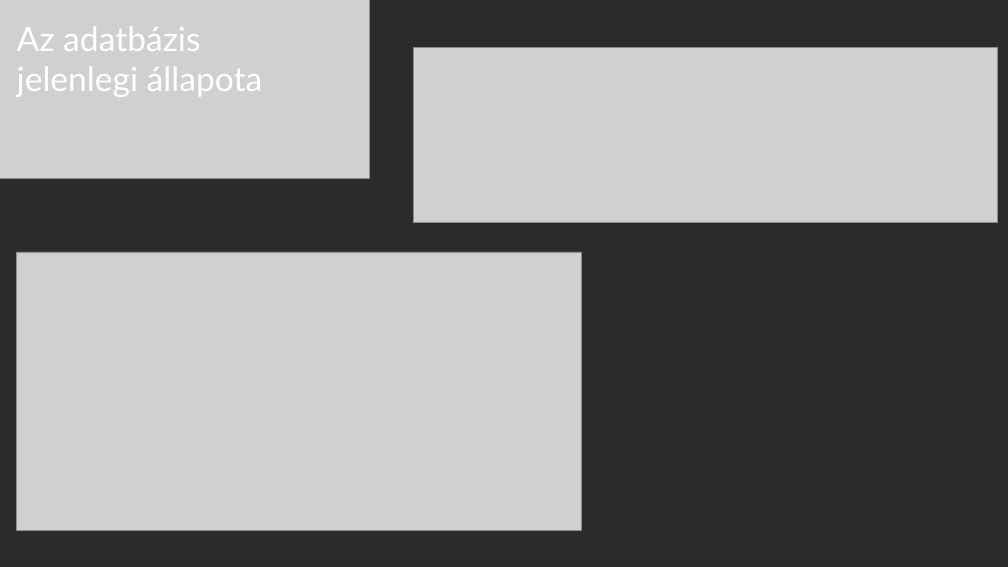
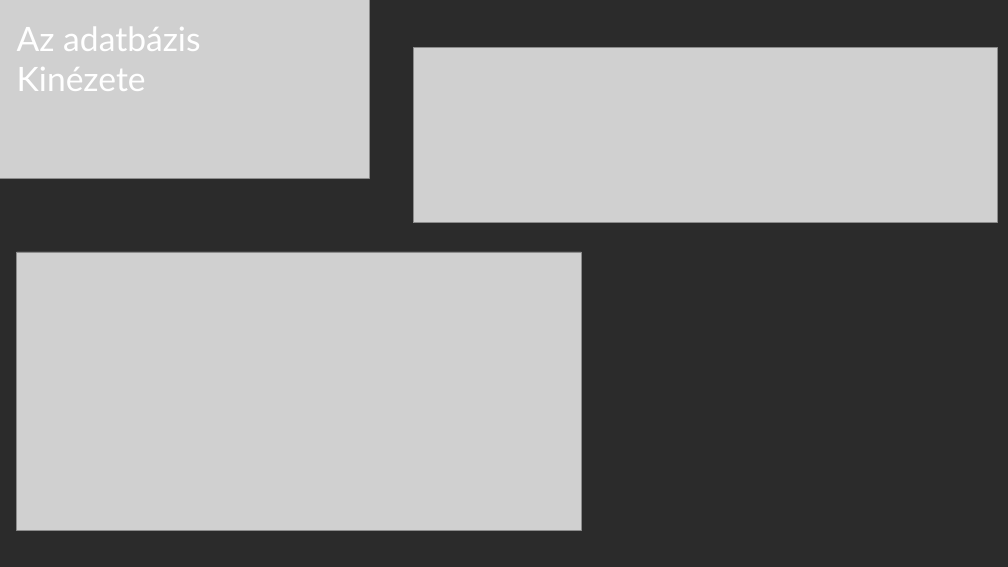
Before and after one commit to ponuzsr/vizsgaremek, a slide deck: slide 26 of Vizsgaremek_Ppt.pptx (slide 27 before the commit). Drawn at 1008x567 pixels with LibreOffice and Linux fonts; fonts in the diff are those of the drawing; grey boxes stand for pictures; background and template pictures are left out; a plain dark background stands for a picture behind light text. Boxes give left, top, right and bottom in pixels: in the first picture for what was removed or moved away, otherwise in the second. Text is boxed around its words. In the diff, an @@ line names an element or a change of style, - is before the commit and + after.

```diff
--- a/Vizsgaremek_Ppt.pptx
+++ b/Vizsgaremek_Ppt.pptx
@@ text at box(17, 67, 146, 91): text changed @@
-jelenlegi állapota
+Kinézete
```
Also in this commit, not shown: 4 other slides changed, 2 slides added.
